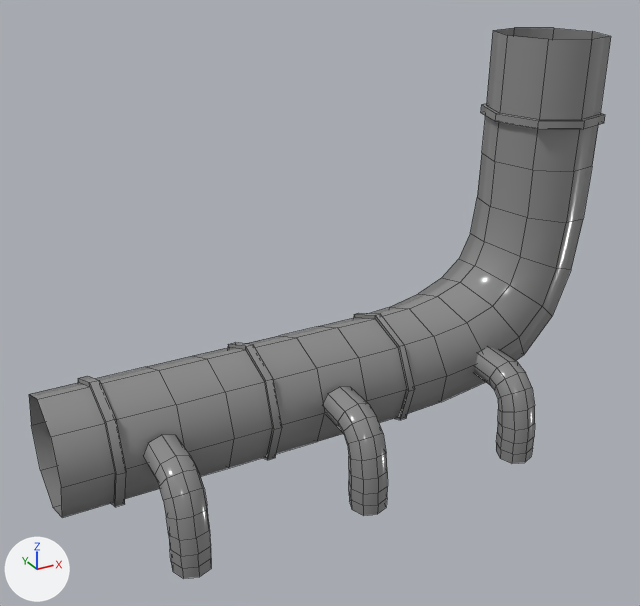
One commit to the FBX model Assets/Content/Environment/mesh/Tube.fbx: the scene before it, then after it.
Rendered twice from a camera (50 mm lens) standing at (-1.666, -2.717, 2.098) and looking at (-0.154, 0.033, 0.723). The axes (+X, +Y, +Z) are drawn at lower left. The lights are the same throughout. The first picture is the older version. Mesh edges are drawn as thin lines. Where no turn or scale is listed for an object, it has been applied to the vertices.

Names of what the first picture shows: 'Tube_01'.
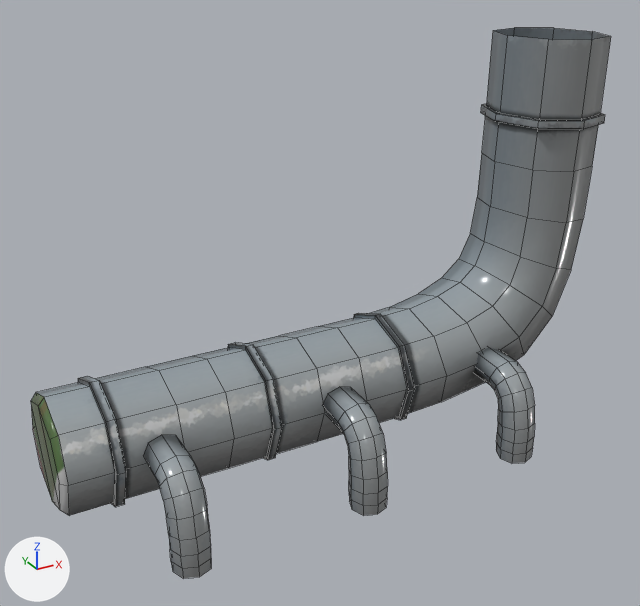
Changed parts and their boxes [x1, y1, x2, y2] in the pictures (640 x 606 px):
```json
{"object": "Tube_01", "change": "surface changed, reshaped", "before": [29, 28, 611, 578], "after": [31, 28, 611, 578]}
{"part": 1, "of": "me_mesh", "change": "reshaped", "before": [29, 382, 115, 518], "after": [31, 382, 115, 516]}
{"part": 2, "of": "me_mesh", "change": "surface changed", "before": [89, 32, 606, 507], "after": [89, 32, 606, 507]}
```

Edits to the scene script, one JSON object a line:
```json
{"op": "add", "block": "img_m_02_basecolor_1001_png", "code": ["img_m_02_basecolor_1001_png = load_image('M_02_BaseColor.1001.png', '../tex/Detergent/M_02_BaseColor.1001.png', 2048, 2048, 'sRGB')"]}
{"op": "remove", "block": "mat_m_02", "code": "mat_m_02.base_color = (0.26, 0.26, 0.26)  # grey #8b8b8b"}
{"op": "add", "block": "mat_m_02", "code": "mat_m_02.texture = img_m_02_basecolor_1001_png"}
{"block": "me_mesh", "where": "# used by ob_tube_01; location = (0.0, 0.0, 0.0)"}
{"op": "remove", "block": "me_mesh", "code": "me_mesh.from_pydata(...)  # 448 vertices, 416 faces; spans x -1.23..1.23, y -0.39..0.39, z 0.0..1.65"}
{"op": "add", "block": "me_mesh", "code": "me_mesh.from_pydata(...)  # 456 vertices, 427 faces; spans x -1.23..1.23, y -0.39..0.39, z 0.0..1.65"}
{"block": "me_mesh", "change": "me_mesh part 1"}
{"block": "me_mesh", "change": "8 vertices are removed from x -1.23, y -0.09..0.37, z 0.08..0.54"}
{"block": "me_mesh", "change": "8 faces are deleted"}
{"block": "me_mesh", "change": "8 vertices are added at x -1.23, y -0.07..0.34, z 0.11..0.52"}
{"block": "me_mesh", "change": "8 new vertices lie (-0.16, 0.0, 0.0) away from vertices in x -1.04, y -0.09..0.37, z 0.08..0.54"}
{"block": "me_mesh", "change": "19 new faces join them"}
{"block": "me_mesh", "change": "me_mesh part 2: 108 kept faces spanning x -1.04..1.23, y -0.12..0.14, z 0.07..1.65 get new texture (UV) coordinates"}
```
